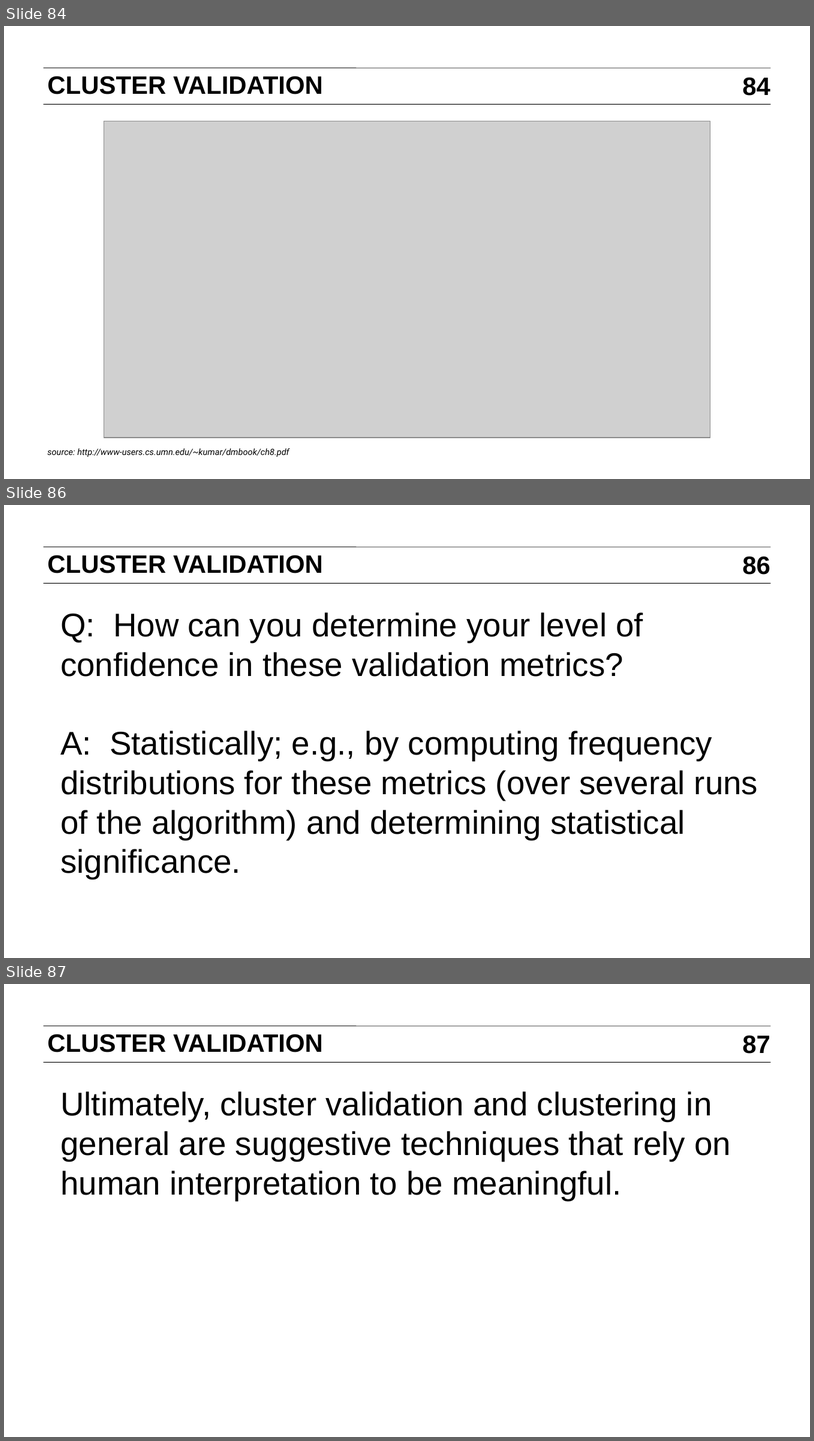
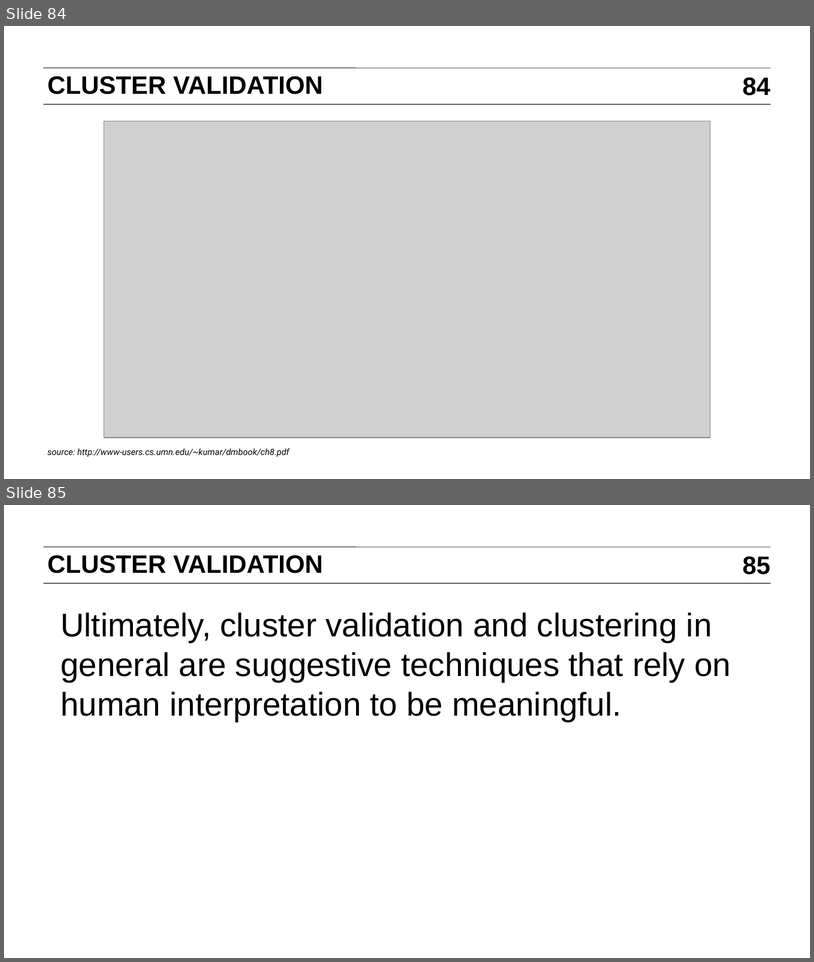
Before and after one commit to ajschumacher/gadsdc, a slide deck: 18-clustering/slides.pptx. Shown one above the other, each under a label of ours: slides 84, 86 and 87 before the commit, slides 84 and 85 after it; the slides between them are not shown. The pictures are 814x1441 and 814x962 pixels, drawn with LibreOffice and Linux fonts; fonts in the diff are those of the drawing; grey boxes stand for pictures. Boxes give left, top, right and bottom in pixels: in the first picture for what was removed or moved away, otherwise in the second. Text is boxed around its words. In the diff, an @@ line names an element or a change of style, - is before the commit and + after.

```diff
--- a/18-clustering/slides.pptx
+++ b/18-clustering/slides.pptx
@@ slide 86 removed at (x1=4, y1=505, x2=810, y2=958), background #FFFFFF; not listed: 2 template elements that a slide beside it also shows @@
@@ text removed at (x1=47, y1=555, x2=323, y2=573) @@
-CLUSTER VALIDATION
@@ page number removed at (x1=743, y1=556, x2=771, y2=575) @@
-86
@@ text removed at (x1=60, y1=612, x2=758, y2=840) @@
-Q: How can you determine your level of confidence in these validation metrics?
-A: Statistically; e.g., by computing frequency distributions for these metrics (over several runs of the algorithm) and determining statistical significance.
@@ what was slide 87 is now slide 85 @@
@@ page number at (x1=743, y1=556, x2=771, y2=575): text changed @@
-87
+85
```
Also in this commit, not shown: 1 other slide removed, 1 other file.
